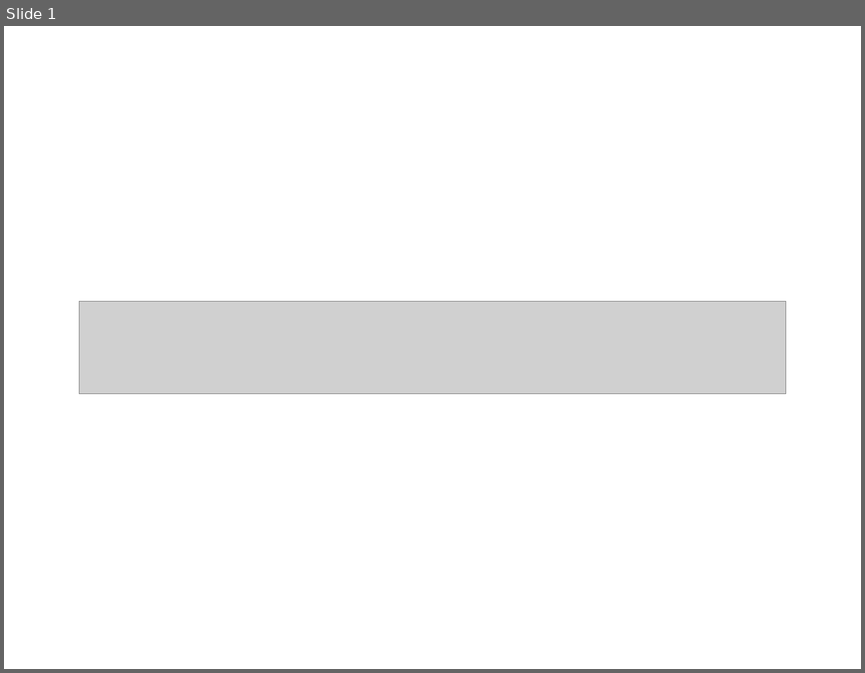
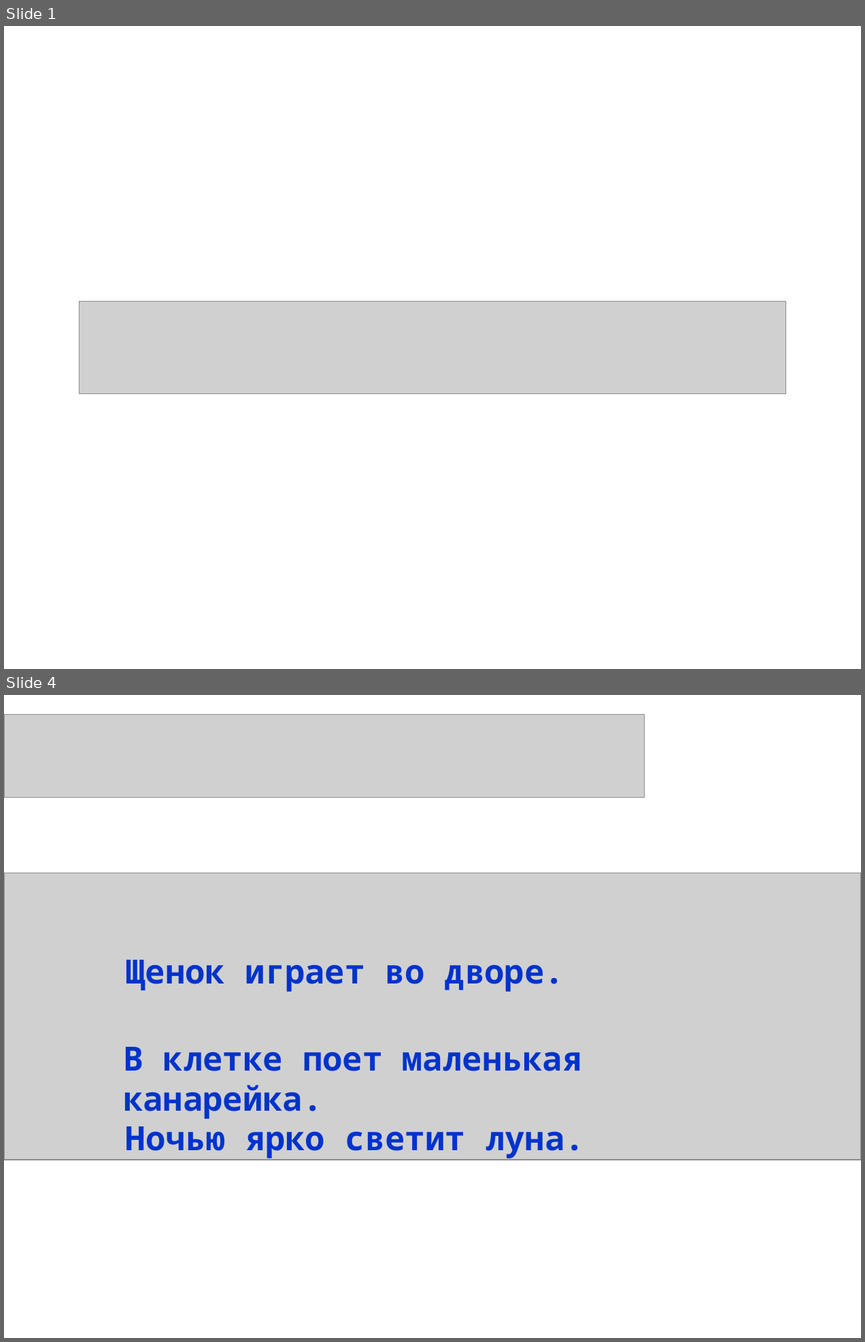
Before and after one commit to dkuzminov/polnikova, a slide deck: 1 класс/09. Предложение. Текст.ppt. Shown one above the other, each under a label of ours: slide 1 before the commit, slides 1 and 4 after it; the slides between them are not shown. The pictures are 865x673 and 865x1342 pixels, drawn with LibreOffice and Linux fonts; fonts in the diff are those of the drawing; grey boxes stand for pictures. Boxes give left, top, right and bottom in pixels: in the first picture for what was removed or moved away, otherwise in the second. Text is boxed around its words. In the diff, an @@ line names an element or a change of style, - is before the commit and + after.

```diff
--- a/1 класс/09. Предложение. Текст.ppt
+++ b/1 класс/09. Предложение. Текст.ppt
@@ slide 4 added at box(4, 695, 861, 1338), background #FFFFFF @@
@@ picture added at box(4, 715, 644, 798) @@
@@ picture added at box(4, 873, 861, 1159) @@
@@ text added at box(125, 960, 564, 991), 28 pt, text #0033CC, bold @@
+Щенок играет во дворе.
@@ text added at box(123, 1047, 582, 1119), 28 pt, text #0033CC, bold @@
+В клетке поет маленькая канарейка.
@@ text added at box(126, 1126, 585, 1159), 28 pt, text #0033CC, bold @@
+Ночью ярко светит луна.
```
Also in this commit, not shown: 1 slide changed, 5 other slides added, 6 slides removed, 22 other files.
